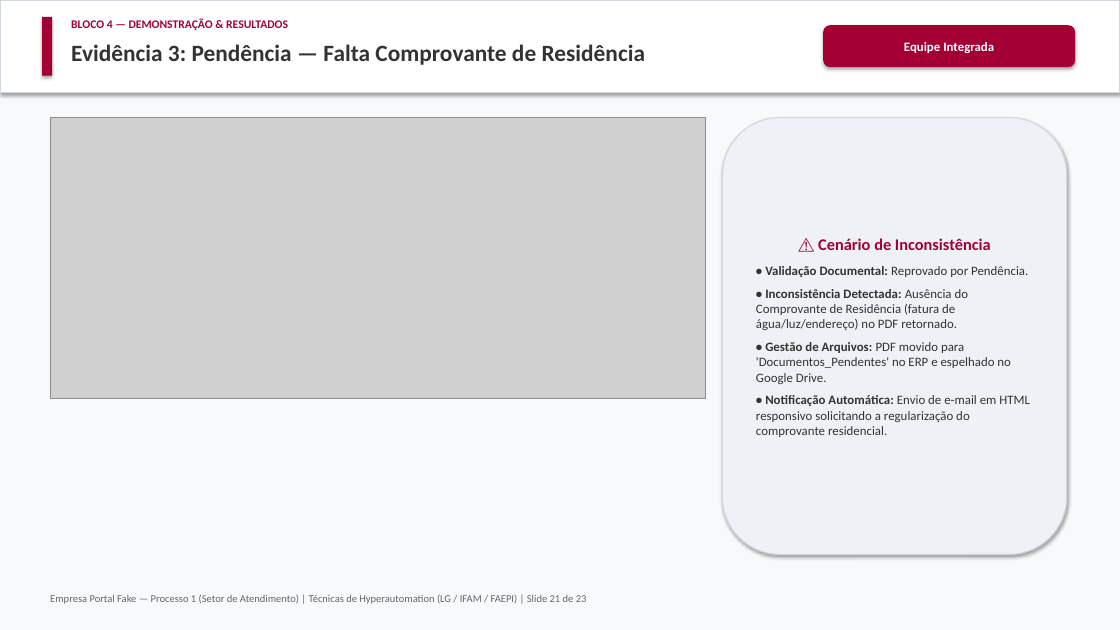
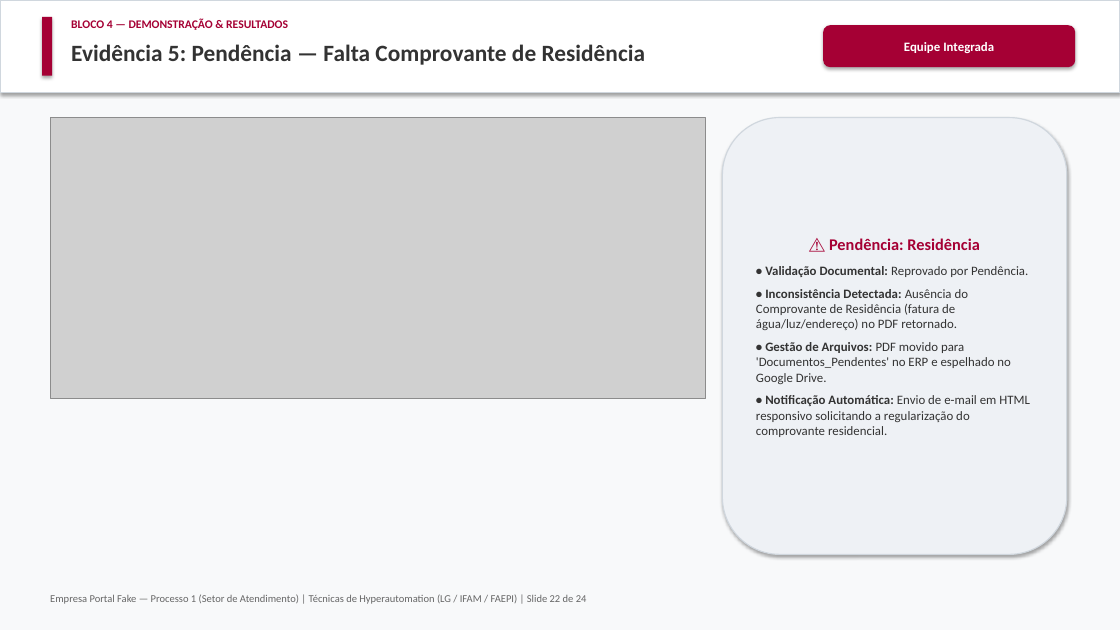
Before and after one commit to Sannyer3232/hyperautomation-equipe-1, a slide deck: slide 22 of docs/Apresentacao_Hyperautomation_Processo1_LG.pptx (slide 21 before the commit). Drawn at 1120x630 pixels with LibreOffice and Linux fonts; fonts in the diff are those of the drawing; grey boxes stand for pictures. Boxes give left, top, right and bottom in pixels: in the first picture for what was removed or moved away, otherwise in the second. Text is boxed around its words. In the diff, an @@ line names an element or a change of style, - is before the commit and + after.

```diff
--- a/docs/Apresentacao_Hyperautomation_Processo1_LG.pptx
+++ b/docs/Apresentacao_Hyperautomation_Processo1_LG.pptx
@@ text at bbox=[71, 44, 646, 65]: text changed @@
-Evidência 3: Pendência — Falta Comprovante de Residência
+Evidência 5: Pendência — Falta Comprovante de Residência
@@ text in rounded rectangle at bbox=[829, 238, 979, 250]: text changed @@
-⚠️ Cenário de Inconsistência
+⚠️ Pendência: Residência
@@ text at bbox=[50, 594, 587, 604]: text changed @@
-Empresa Portal Fake — Processo 1 (Setor de Atendimento) | Técnicas de Hyperautomation (LG / IFAM / FAEPI) | Slide 21 de 23
+Empresa Portal Fake — Processo 1 (Setor de Atendimento) | Técnicas de Hyperautomation (LG / IFAM / FAEPI) | Slide 22 de 24
```
Also in this commit, not shown: 3 other slides changed, 1 slide added, 8 other files.
